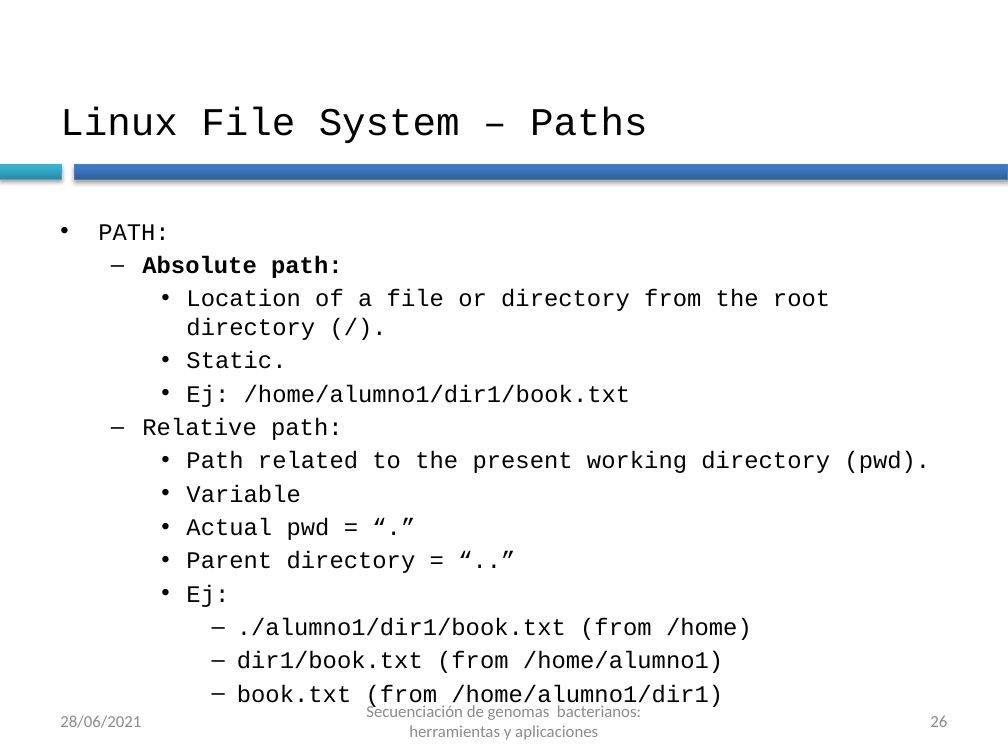
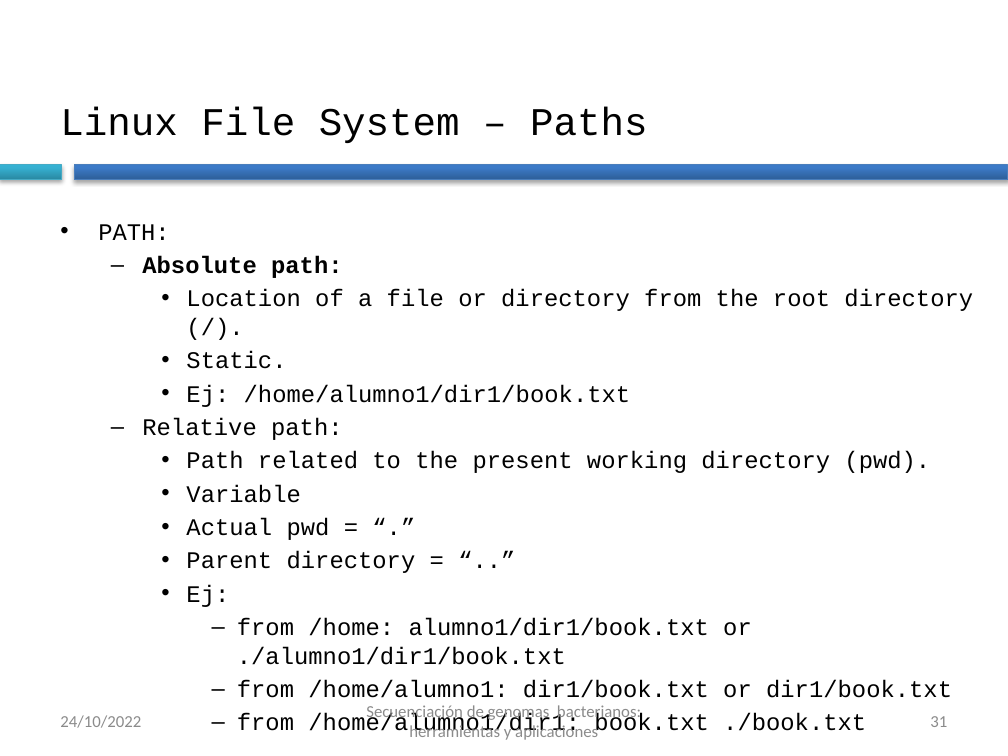
Before and after one commit to BU-ISCIII/curso_brotes_bacterianos_ngs, a slide deck: slide 31 of slides/talk2/curso_SeqGenBac_session1.2_linux.pptx (slide 26 before the commit). Drawn at 1008x756 pixels with LibreOffice and Linux fonts; fonts in the diff are those of the drawing; background and template pictures are left out. Boxes give left, top, right and bottom in pixels: in the first picture for what was removed or moved away, otherwise in the second. Text is boxed around its words. In the diff, an @@ line names an element or a change of style, - is before the commit and + after.

```diff
--- a/slides/talk2/curso_SeqGenBac_session1.2_linux.pptx
+++ b/slides/talk2/curso_SeqGenBac_session1.2_linux.pptx
@@ text at (237,618,952,738): text changed @@
-      – ./alumno1/dir1/book.txt (from /home)
-      – dir1/book.txt (from /home/alumno1)
-      – book.txt (from /home/alumno1/dir1)
+      – from /home: alumno1/dir1/book.txt or ./alumno1/dir1/book.txt
+      – from /home/alumno1: dir1/book.txt or dir1/book.txt
+      – from /home/alumno1/dir1: book.txt ./book.txt
@@ text at (60,715,141,728): text changed @@
-28/06/2021
+24/10/2022
@@ page number at (930,716,947,727): text changed @@
-26
+31
```
Also in this commit, not shown: 57 other slides changed, 5 slides added, 1 other file.
